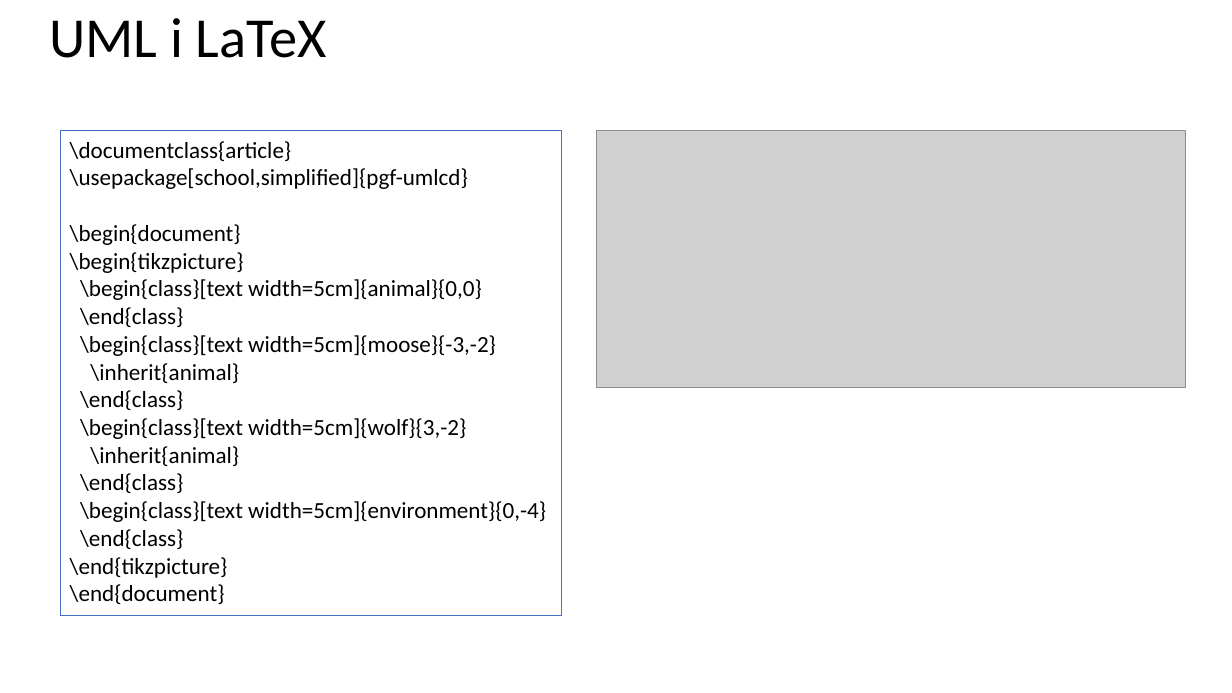
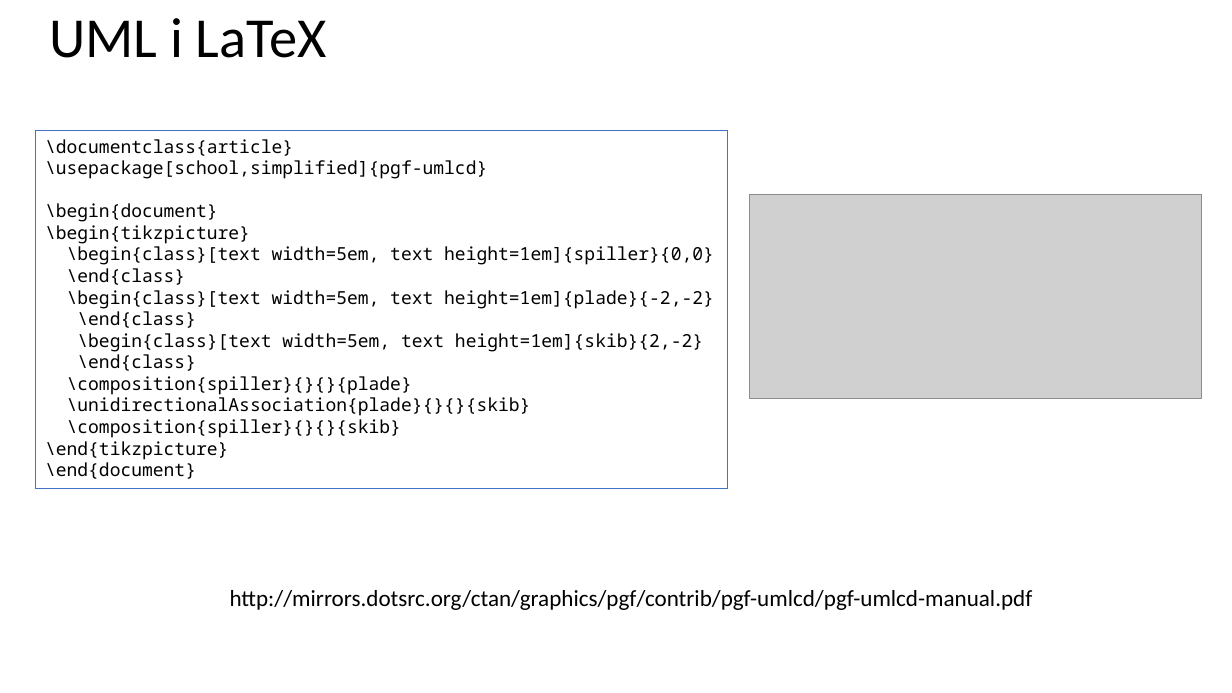
Before and after one commit to fisterloegsovs/pop22, a slide deck: slide 13 of lectures/13.1-3/lecture13.2.pptx (slide 12 before the commit). Drawn at 1232x693 pixels with LibreOffice and Linux fonts; fonts in the diff are those of the drawing; grey boxes stand for pictures. Boxes give left, top, right and bottom in pixels: in the first picture for what was removed or moved away, otherwise in the second. Text is boxed around its words. In the diff, an @@ line names an element or a change of style, - is before the commit and + after.

```diff
--- a/lectures/13.1-3/lecture13.2.pptx
+++ b/lectures/13.1-3/lecture13.2.pptx
@@ rectangle "\documentclass{article}": place and size @@
-rectangle "\documentclass{article}" at [61, 130, 562, 616]
+rectangle "\documentclass{article}" at [36, 130, 727, 488]
@@ text in rectangle at [45, 139, 487, 479]: size 18 to 14 pt, font Calibri to Noto Sans Mono in "\documentclass{article}", "\usepackage[school,simplified]{pgf-umlcd}", "\begin{document}", "\begin{tikzpicture}" and 5 more places @@
@@ picture: place and size @@
-picture at [596, 130, 1186, 387]
+picture at [750, 194, 1202, 398]
@@ text in rectangle at [67, 246, 714, 265]: text changed; size 18 to 14 pt; font Calibri to Noto Sans Mono @@
-\begin{class}[text width=5cm]{animal}{0,0}
+\begin{class}[text width=5em, text height=1em]{spiller}{0,0}
@@ text in rectangle at [67, 290, 714, 309]: text changed; size 18 to 14 pt; font Calibri to Noto Sans Mono @@
-\begin{class}[text width=5cm]{moose}{-3,-2}
-\inherit{animal}
+\begin{class}[text width=5em, text height=1em]{plade}{-2,-2}
@@ text in rectangle at [77, 333, 703, 352]: text changed; size 18 to 14 pt; font Calibri to Noto Sans Mono @@
-\begin{class}[text width=5cm]{wolf}{3,-2}
-\inherit{animal}
+\begin{class}[text width=5em, text height=1em]{skib}{2,-2}
@@ text in rectangle at [67, 376, 531, 438]: text changed; size 18 to 14 pt; font Calibri to Noto Sans Mono @@
-\begin{class}[text width=5cm]{environment}{0,-4}
-\end{class}
+\composition{spiller}{}{}{plade}
+\unidirectionalAssociation{plade}{}{}{skib}
+\composition{spiller}{}{}{skib}
@@ text added at [230, 590, 1033, 610], 18 pt, text #000000 @@
+http://mirrors.dotsrc.org/ctan/graphics/pgf/contrib/pgf-umlcd/pgf-umlcd-manual.pdf
```
Also in this commit, not shown: 2 other slides changed, 1 slide added, 14 slides removed, 3 other files.
